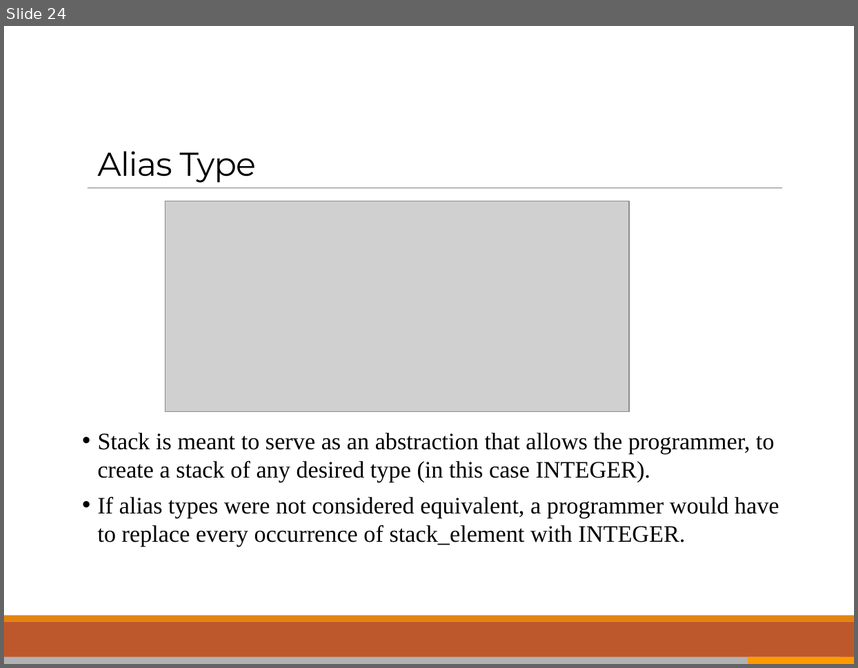
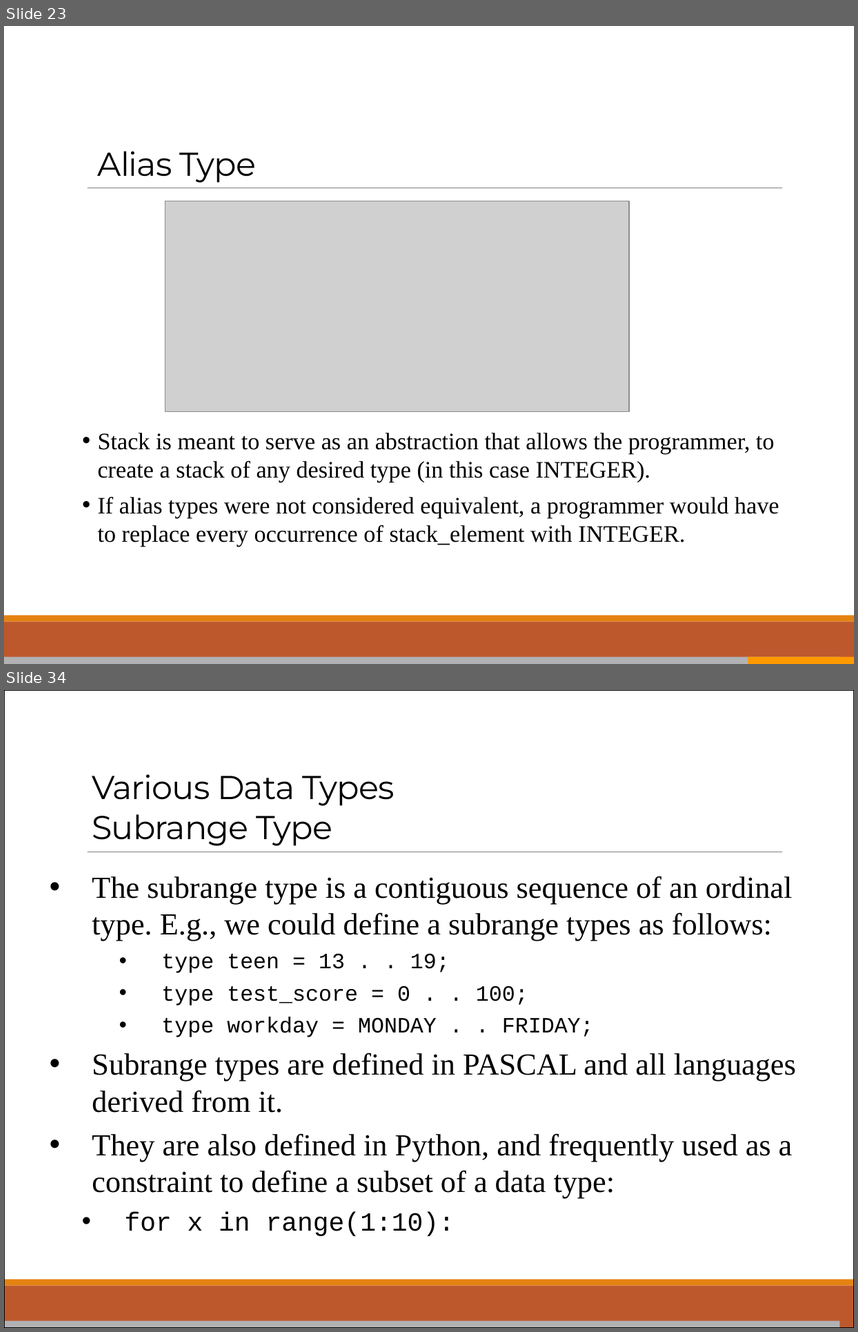
Before and after one commit to ppawar/ppawar.github.io, a slide deck: CSE216-S19/slides/PPT/CSE216_Lec4.pptx. Shown one above the other, each under a label of ours: slide 24 before the commit, slides 23 and 34 after it; the slides between them are not shown. The pictures are 858x668 and 858x1332 pixels, drawn with LibreOffice and Linux fonts; fonts in the diff are those of the drawing; grey boxes stand for pictures. Boxes give left, top, right and bottom in pixels: in the first picture for what was removed or moved away, otherwise in the second. Text is boxed around its words. In the diff, an @@ line names an element or a change of style, - is before the commit and + after.

```diff
--- a/CSE216-S19/slides/PPT/CSE216_Lec4.pptx
+++ b/CSE216-S19/slides/PPT/CSE216_Lec4.pptx
@@ slide 34 added at bbox=[4, 690, 854, 1328], background #FFFFFF; not listed: 3 template elements that a slide beside it also shows @@
@@ rectangle added at bbox=[4, 690, 854, 1328], outline #000000 0.75 pt @@
@@ title added at bbox=[92, 774, 395, 846], 28 pt, text #000000 @@
+Various Data Types
+Subrange Type
@@ text added at bbox=[92, 876, 796, 1236], 25.9 pt, text #000000 @@
+• The subrange type is a contiguous sequence of an ordinal type. E.g., we could define a subrange types as follows:
+    • type teen = 13 . . 19;
+    • type test_score = 0 . . 100;
+    • type workday = MONDAY . . FRIDAY;
+• Subrange types are defined in PASCAL and all languages derived from it.
+• They are also defined in Python, and frequently used as a constraint to define a subset of a data type:
+  • for x in range(1:10):
@@ rectangle added at bbox=[4, 1321, 840, 1328], fill #B2B2B4 @@
@@ what was slide 24 is now slide 23 @@
```
Also in this commit, not shown: 2 slides changed, 15 other slides added, 1 slide removed, 15 other files.
